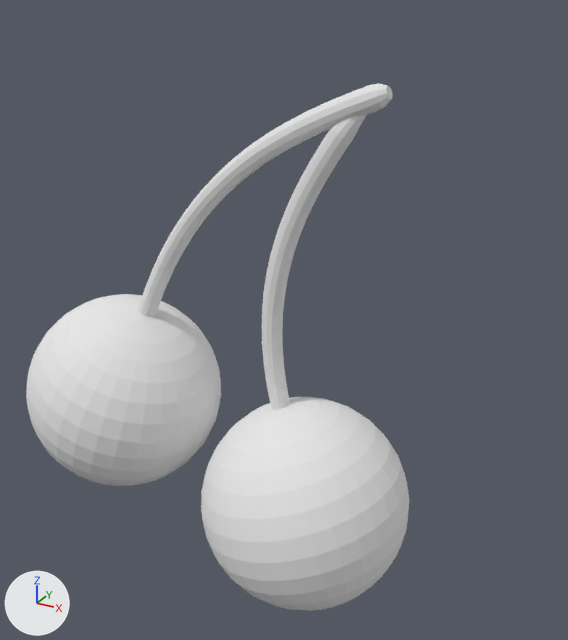
Renders of the Blender file Content/Pacman/Meshes/SM_Fruit_Cherry.blend from each side of a commit.
Rendered twice from a camera (50 mm lens) standing at (3.91, -5.6, 3.4) and looking at (0.71, 0.23, 0.48). The axes (+X, +Y, +Z) are drawn at lower left. The lights are the same throughout.

In view in the first picture: 'LeftBall', 'RightBall', 'Stick'.
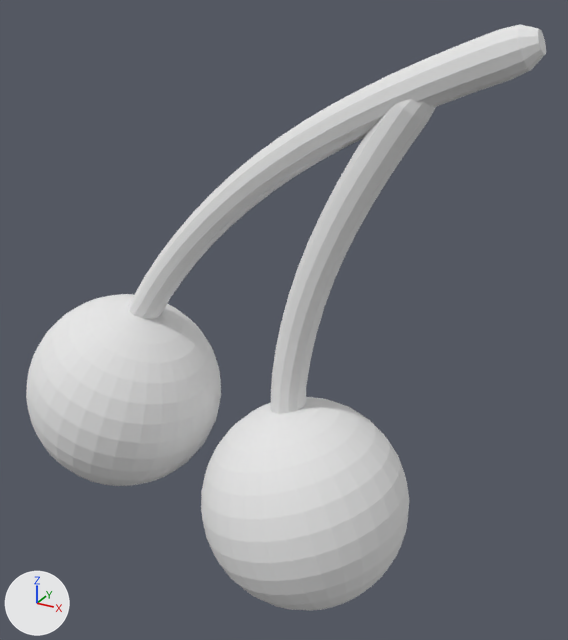
The newer file is also turned or shifted as a whole; pictures and numbers use the older file's frame.

The edits, one by one:
me_cylinder_001 is used by ob_stick; location (-1.06, 0.0, -0.6); rotation (0.0, 0.354, 0.0), in degrees (0, 20, 0).
me_cylinder_001 had 516 vertices, 494 faces and spanned x -0.12..1.78, y -0.05..0.15, z 0.79..3.99.
me_cylinder_001 now has 384 vertices, 362 faces and spans x -0.32..2.39, y -0.12..0.23, z 0.57..4.75.
me_cylinder_001 part 1: the loose piece of 276 vertices spanning x -0.12..1.51, y -0.05..0.15, z 0.85..3.99 is rebuilt with 216 vertices and now spans x -0.32..2.39, y -0.11..0.23, z 0.57..4.75.
me_cylinder_001 part 2: the loose piece of 240 vertices spanning x 1.01..1.78, y -0.05..0.15, z 0.79..3.76 is rebuilt with 168 vertices and now spans x 1.3..1.9, y -0.12..0.23, z 0.63..4.17.

Where the change shows, as pixel boxes [x1, y1, x2, y2] in the pictures (568 x 640 px):
'Stick', reshaped (64% wider, 19% taller)
    before: [138, 83, 393, 410]
    after: [128, 25, 546, 414]
part 1 of me_cylinder_001, rebuilt (64% wider, 26% taller)
    before: [138, 83, 393, 316]
    after: [128, 25, 546, 319]
part 2 of me_cylinder_001, rebuilt (59% wider, 7% taller)
    before: [262, 115, 366, 410]
    after: [270, 99, 436, 414]
